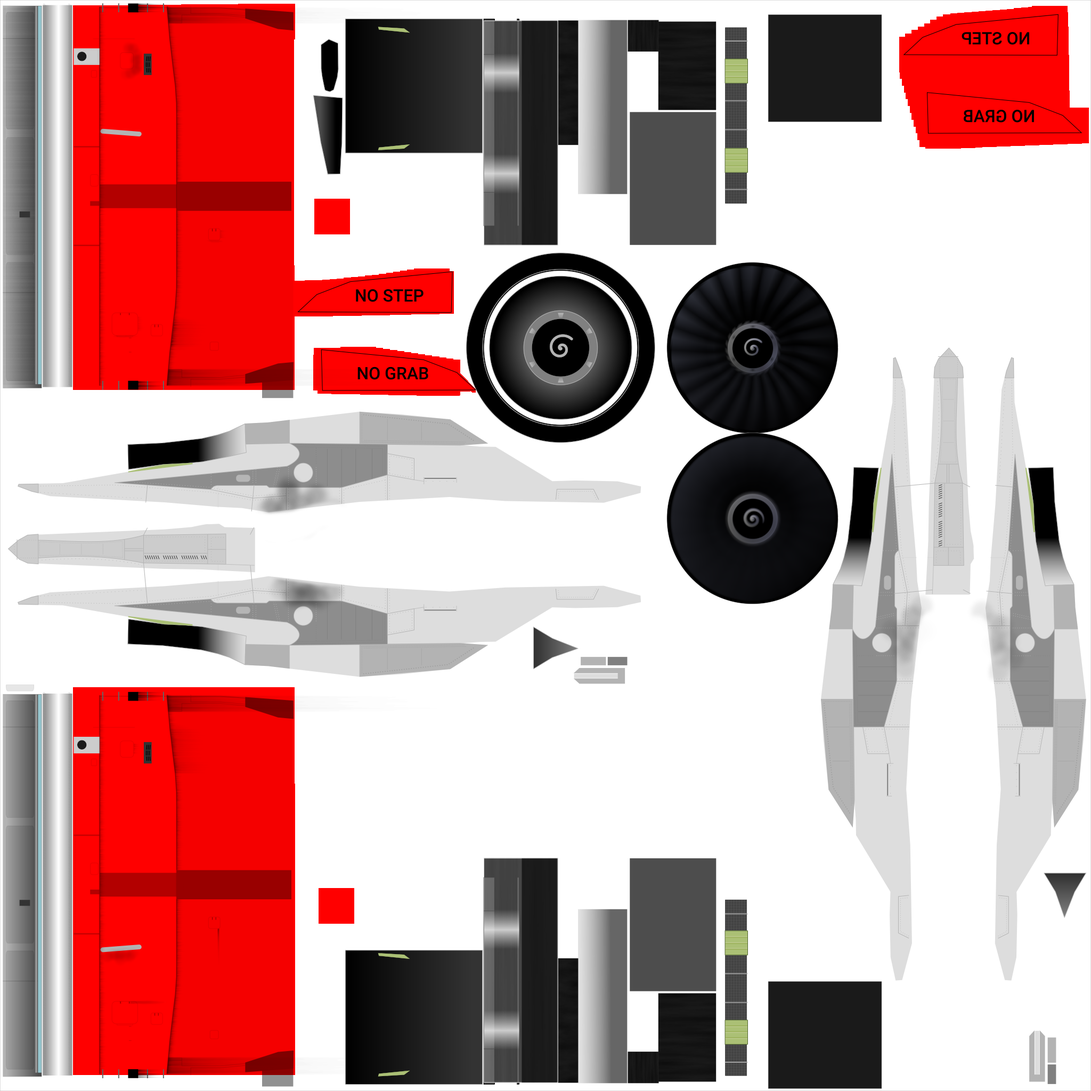
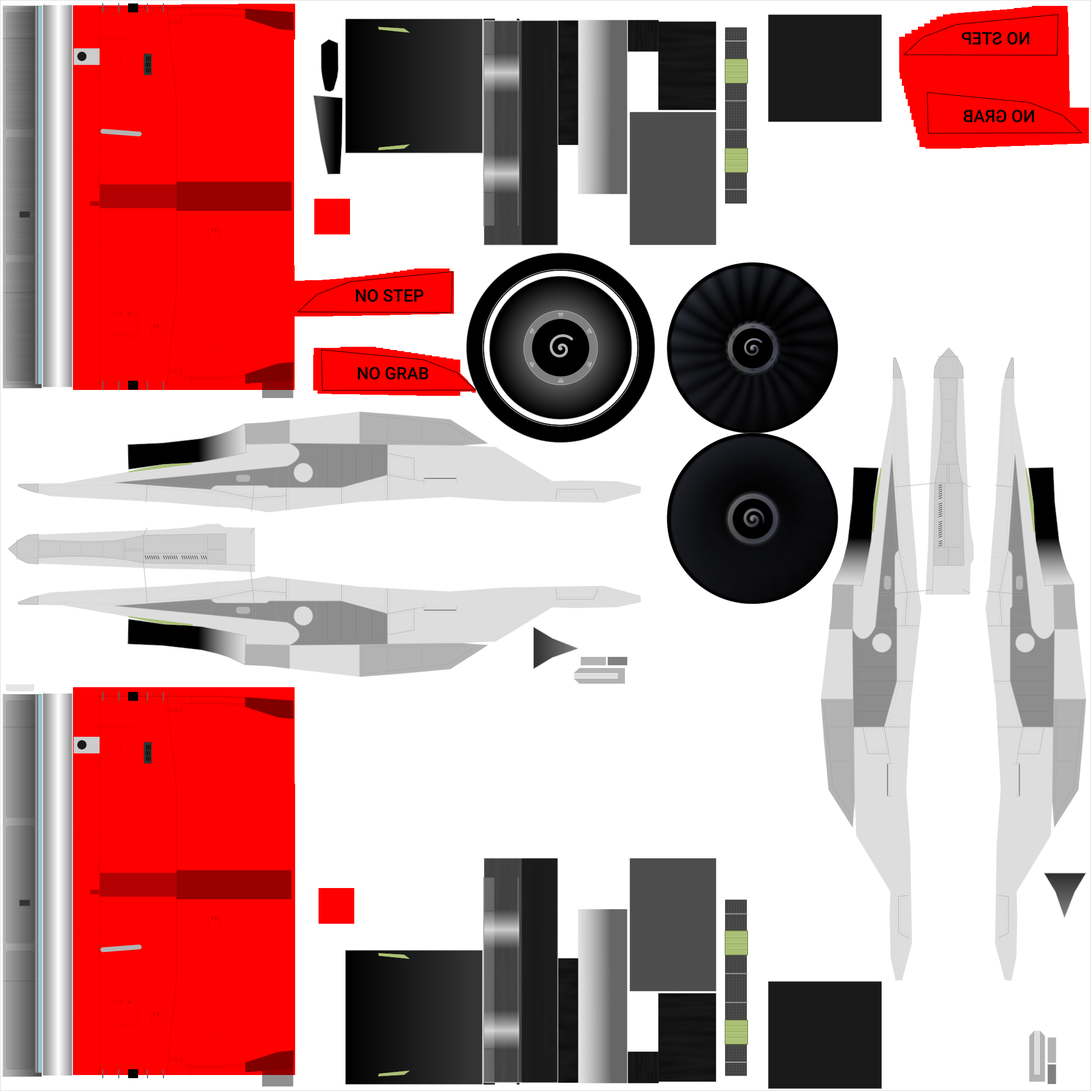
Revision of a layered 1091px x 1091px image; what changed, layer by layer:
hid "Dirt" over [73, 2, 1025, 1080]
